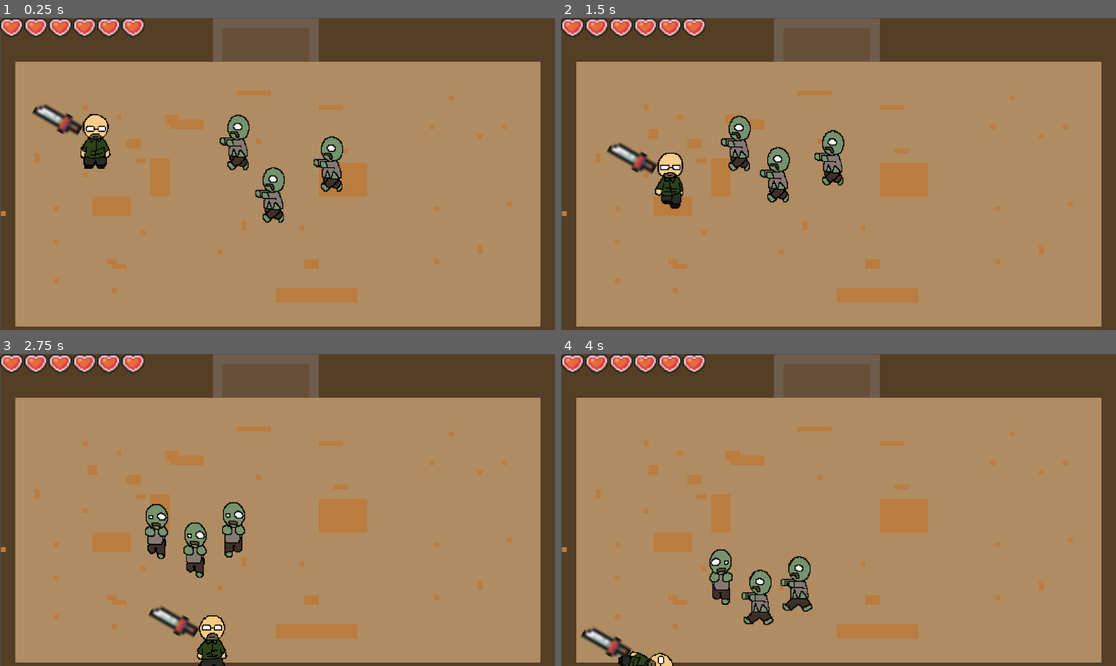
Above: before the commit, frames 1-4 (two rows, left to right).
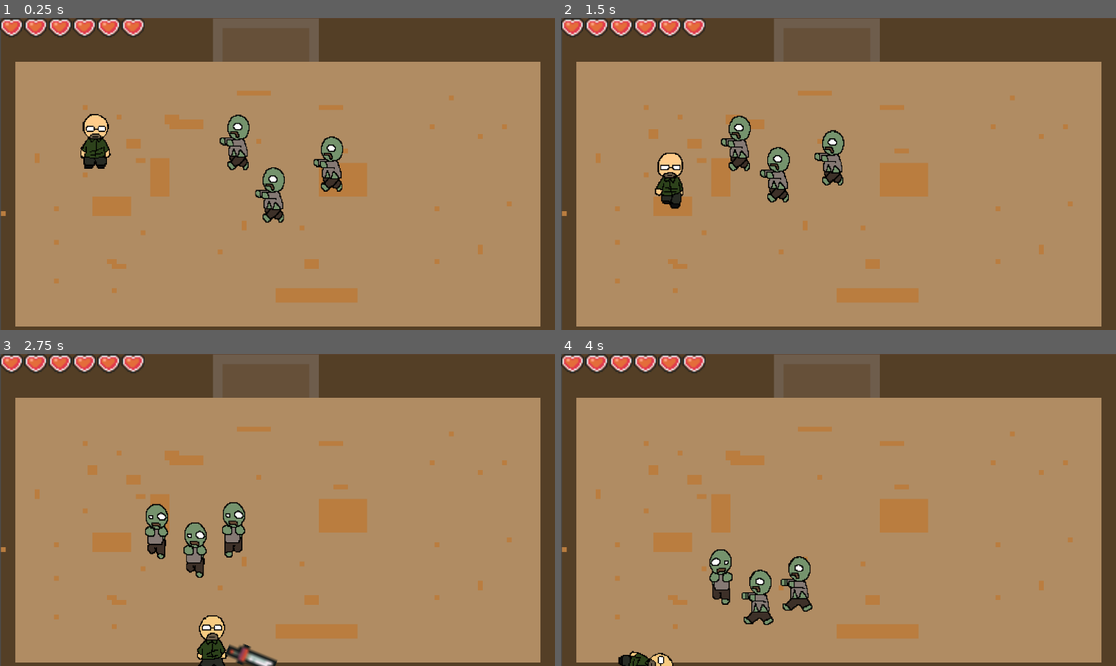
Above: after the commit, the same moments.

Repository: bcorrigall/ratknight
Game: Godot game, scene res://main.tscn
The game is run twice, just before and just after one commit, with the same random seed, the same clock (stepped at 60 frames per second) and the same inputs.
Inputs (mouse positions are in pixels of both pictures, inside the frame that each line leads up to):
- Up to frame 1 (0.25 s): no input
- Up to frame 2 (1.5 s): move the mouse to (960, 158) at 0.52 s; hold Right (move_right) 0.53-1.28 s; hold J (attack_light) 0.53-1.28 s; tap K (attack_spin) at 0.8, 1.35 s; move the mouse to (727, 189) at 1.27 s; hold S (move_down) from 1.28 s (still down)
- Up to frame 3 (2.75 s): tap J (attack_light) at 1.55 s; move the mouse to (333, 441) at 2.02 s; release S (move_down) at 2.03 s; hold Right (move_right) from 2.03 s (still down); hold J (attack_light) from 2.03 s (still down); tap K (attack_spin) at 2.3 s
- Up to frame 4 (4 s): move the mouse to (810, 572) at 2.77 s; release Right (move_right) at 2.78 s; release J (attack_light) at 2.78 s; hold Up (move_up) 2.78-3.53 s; tap K (attack_spin) at 2.85, 3.8 s; tap J (attack_light) at 3.05 s; move the mouse to (1005, 556) at 3.52 s; hold A (move_left) from 3.53 s (still down); hold Shift (dash) from 3.53 s (still down)

The runs differ from the first frame. In frame 1, 0.5% of the frame differs, in the area x 5-15%, y 27-38%; in frame 2, 0.5%; in frame 3, 0.8%, in the area x 26-50%, y 80-100%; in frame 4, 0.4%.

Commit message:
attack
press J to light attack
press K to spin

Diff:
--- a/Attack.tscn
+++ b/Attack.tscn
@@ -3,8 +3,7 @@
 [ext_resource type="Script" path="res://Attack.gd" id="1_3benm"]
 [ext_resource type="Texture2D" uid="uid://bl02ai1mt7x88" path="res://assets/SwordStroke.png" id="2_pc7yt"]
 
-[sub_resource type="CircleShape2D" id="CircleShape2D_l11cc"]
-radius = 13.3417
+[sub_resource type="CircleShape2D" id="CircleShape2D_6k2cw"]
 
 [node name="Attack" type="Node2D"]
 script = ExtResource("1_3benm")
@@ -12,12 +11,14 @@
 [node name="Area2D" type="Area2D" parent="."]
 
 [node name="CollisionShape2D" type="CollisionShape2D" parent="Area2D"]
-shape = SubResource("CircleShape2D_l11cc")
+shape = SubResource("CircleShape2D_6k2cw")
 
 [node name="Sprite2D" type="Sprite2D" parent="."]
 texture = ExtResource("2_pc7yt")
 
 [node name="Timer" type="Timer" parent="."]
 
+[connection signal="area_entered" from="Area2D" to="." method="_on_area_2d_area_entered"]
+[connection signal="area_shape_entered" from="Area2D" to="." method="_on_area_2d_area_shape_entered"]
 [connection signal="body_entered" from="Area2D" to="." method="_on_area_2d_body_entered"]
 [connection signal="timeout" from="Timer" to="." method="_on_timer_timeout"]
--- a/playerMovement.gd
+++ b/playerMovement.gd
@@ -2,6 +2,9 @@
 
 @export var speed = 300
 @export var maxHealth = 120
+
+@onready var animations = $AnimationPlayer
+@onready var weapon= $Weapon
 
 var health = 120
 var dash_timed_out
@@ -30,6 +33,7 @@
 
 func _process(delta):
 	velocity = Vector2.ZERO # The player's movement vector.
+	weapon.visible=false
 	if Input.is_action_pressed("move_right"):
 		velocity.x += 1
 	if Input.is_action_pressed("move_left"):
@@ -40,7 +44,6 @@
 		velocity.y -= 1
 	if Input.is_action_pressed("dash"):
 		dash()
-
 
 	if (velocity.y < 0):
 		$playerSprites.animation = "back"
@@ -60,8 +63,30 @@
 		$playerSprites.stop()
 		$playerSprites.frame = 1
 
+	if Input.is_action_pressed("attack_light"):
+		weapon.visible=true
+		attack_light()
+
+	if Input.is_action_pressed("attack_spin"):
+		weapon.visible=true
+		attack_spin()
+
 	position += velocity * delta
 	position = position.clamp(Vector2.ZERO, screen_size)
+
+func attack_light():
+	if (velocity.y < 0): #back
+		animations.play("attackBack")
+	elif(velocity.x<0): #left
+		animations.play("attackLeft")
+	elif(velocity.x>0):#right
+		animations.play("attackRight")
+	else:
+		animations.play("attackDown")
+
+func attack_spin():
+	animations.play("attackSpin")
+
 
 
 func _on_timer_timeout():
--- a/the_rat.tscn
+++ b/the_rat.tscn
@@ -69,6 +69,61 @@
 radius = 133.333
 height = 600.0
 
+[sub_resource type="Animation" id="Animation_as68c"]
+length = 0.2
+tracks/0/type = "value"
+tracks/0/imported = false
+tracks/0/enabled = true
+tracks/0/path = NodePath("Weapon:rotation")
+tracks/0/interp = 1
+tracks/0/loop_wrap = true
+tracks/0/keys = {
+"times": PackedFloat32Array(0),
+"transitions": PackedFloat32Array(1),
+"update": 0,
+"values": [-1.0472]
+}
+tracks/1/type = "value"
+tracks/1/imported = false
+tracks/1/enabled = true
+tracks/1/path = NodePath("Weapon:position")
+tracks/1/interp = 1
+tracks/1/loop_wrap = true
+tracks/1/keys = {
+"times": PackedFloat32Array(0),
+"transitions": PackedFloat32Array(1),
+"update": 0,
+"values": [Vector2(-36, -21)]
+}
+
+[sub_resource type="Animation" id="Animation_rk6ca"]
+resource_name = "attackBack"
+length = 0.2
+tracks/0/type = "value"
+tracks/0/imported = false
+tracks/0/enabled = true
+tracks/0/path = NodePath("Weapon:rotation")
+tracks/0/interp = 1
+tracks/0/loop_wrap = true
+tracks/0/keys = {
+"times": PackedFloat32Array(0, 0.2),
+"transitions": PackedFloat32Array(1, 1),
+"update": 0,
+"values": [-1.0472, 1.0472]
+}
+tracks/1/type = "value"
+tracks/1/imported = false
+tracks/1/enabled = true
+tracks/1/path = NodePath("Weapon:position")
+tracks/1/interp = 1
+tracks/1/loop_wrap = true
+tracks/1/keys = {
+"times": PackedFloat32Array(0, 0.1, 0.2),
+"transitions": PackedFloat32Array(1, 1, 1),
+"update": 0,
+"values": [Vector2(-36, -21), Vector2(0, -39), Vector2(41, -8)]
+}
+
 [sub_resource type="Animation" id="Animation_ya0sy"]
 resource_name = "attackDown"
 length = 0.2
@@ -97,59 +152,32 @@
 "values": [Vector2(23, 21), Vector2(1, 39), Vector2(-33, 33)]
 }
 
-[sub_resource type="Animation" id="Animation_as68c"]
-length = 0.2
-tracks/0/type = "value"
-tracks/0/imported = false
-tracks/0/enabled = true
-tracks/0/path = NodePath("Weapon:rotation")
-tracks/0/interp = 1
-tracks/0/loop_wrap = true
-tracks/0/keys = {
-"times": PackedFloat32Array(0),
-"transitions": PackedFloat32Array(1),
-"update": 0,
-"values": [-1.0472]
-}
-tracks/1/type = "value"
-tracks/1/imported = false
-tracks/1/enabled = true
-tracks/1/path = NodePath("Weapon:position")
-tracks/1/interp = 1
-tracks/1/loop_wrap = true
-tracks/1/keys = {
-"times": PackedFloat32Array(0),
-"transitions": PackedFloat32Array(1),
-"update": 0,
-"values": [Vector2(-36, -21)]
-}
-
-[sub_resource type="Animation" id="Animation_rk6ca"]
-resource_name = "attackBack"
-length = 0.2
-tracks/0/type = "value"
-tracks/0/imported = false
-tracks/0/enabled = true
-tracks/0/path = NodePath("Weapon:rotation")
-tracks/0/interp = 1
-tracks/0/loop_wrap = true
-tracks/0/keys = {
-"times": PackedFloat32Array(0, 0.2),
-"transitions": PackedFloat32Array(1, 1),
-"update": 0,
-"values": [-1.0472, 1.0472]
-}
-tracks/1/type = "value"
-tracks/1/imported = false
-tracks/1/enabled = true
-tracks/1/path = NodePath("Weapon:position")
-tracks/1/interp = 1
-tracks/1/loop_wrap = true
-tracks/1/keys = {
-"times": PackedFloat32Array(0, 0.1, 0.2),
-"transitions": PackedFloat32Array(1, 1, 1),
-"update": 0,
-"values": [Vector2(-36, -21), Vector2(0, -39), Vector2(41, -8)]
+[sub_resource type="Animation" id="Animation_q05dq"]
+resource_name = "attackLeft"
+length = 0.2
+tracks/0/type = "value"
+tracks/0/imported = false
+tracks/0/enabled = true
+tracks/0/path = NodePath("Weapon:rotation")
+tracks/0/interp = 1
+tracks/0/loop_wrap = true
+tracks/0/keys = {
+"times": PackedFloat32Array(0, 0.1, 0.2),
+"transitions": PackedFloat32Array(1, 1, 1),
+"update": 0,
+"values": [-0.750492, -1.5708, -3.88685]
+}
+tracks/1/type = "value"
+tracks/1/imported = false
+tracks/1/enabled = true
+tracks/1/path = NodePath("Weapon:position")
+tracks/1/interp = 1
+tracks/1/loop_wrap = true
+tracks/1/keys = {
+"times": PackedFloat32Array(0, 0.1, 0.2),
+"transitions": PackedFloat32Array(1, 1, 1),
+"update": 0,
+"values": [Vector2(-20, -52), Vector2(-38, 0), Vector2(-5, 48)]
 }
 
 [sub_resource type="Animation" id="Animation_salqe"]
@@ -178,34 +206,6 @@
 "transitions": PackedFloat32Array(1, 1, 1),
 "update": 0,
 "values": [Vector2(20, -52), Vector2(38, 0), Vector2(5, 48)]
-}
-
-[sub_resource type="Animation" id="Animation_q05dq"]
-resource_name = "attackLeft"
-length = 0.2
-tracks/0/type = "value"
-tracks/0/imported = false
-tracks/0/enabled = true
-tracks/0/path = NodePath("Weapon:rotation")
-tracks/0/interp = 1
-tracks/0/loop_wrap = true
-tracks/0/keys = {
-"times": PackedFloat32Array(0, 0.1, 0.2),
-"transitions": PackedFloat32Array(1, 1, 1),
-"update": 0,
-"values": [-0.750492, -1.5708, -3.88685]
-}
-tracks/1/type = "value"
-tracks/1/imported = false
-tracks/1/enabled = true
-tracks/1/path = NodePath("Weapon:position")
-tracks/1/interp = 1
-tracks/1/loop_wrap = true
-tracks/1/keys = {
-"times": PackedFloat32Array(0, 0.1, 0.2),
-"transitions": PackedFloat32Array(1, 1, 1),
-"update": 0,
-"values": [Vector2(-20, -52), Vector2(-38, 0), Vector2(-5, 48)]
 }
 
 [sub_resource type="Animation" id="Animation_yc4a6"]
